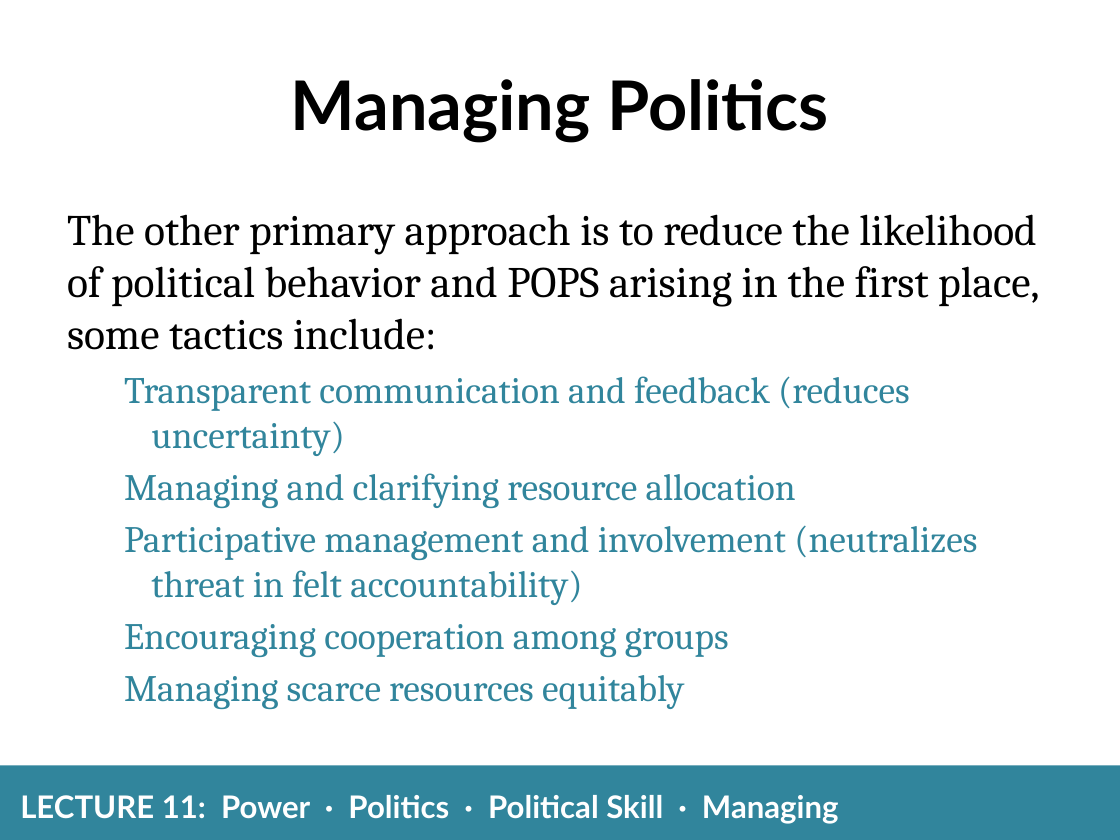
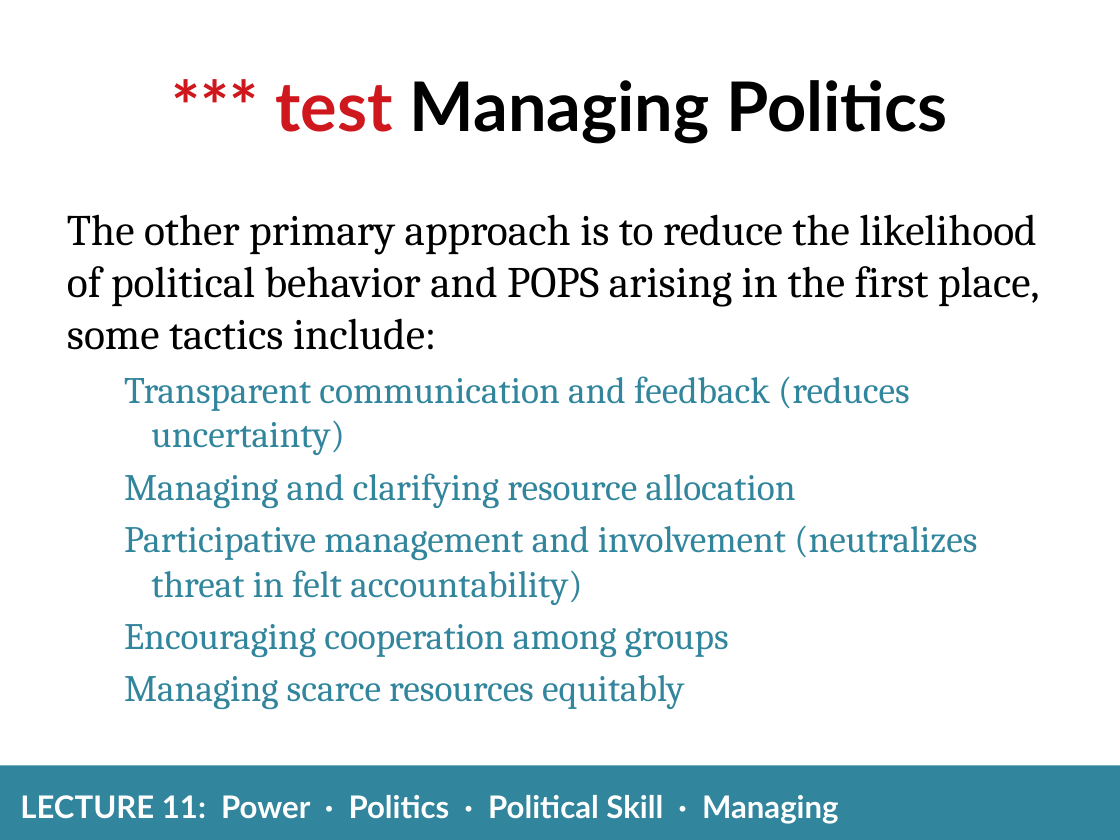
Before and after one commit to joe-didomenico/HRM360, a slide deck: slide 37 of PowerPoints/Lectures 11 - Power and Politics (Spring 2019)+notes.pptx. Drawn at 1120x840 pixels with LibreOffice and Linux fonts; fonts in the diff are those of the drawing. Boxes give left, top, right and bottom in pixels: in the first picture for what was removed or moved away, otherwise in the second. Text is boxed around its words. In the diff, an @@ line names an element or a change of style, - is before the commit and + after.

```diff
--- a/PowerPoints/Lectures 11 - Power and Politics (Spring 2019)+notes.pptx
+++ b/PowerPoints/Lectures 11 - Power and Politics (Spring 2019)+notes.pptx
@@ text at (x1=275, y1=80, x2=947, y2=143): text changed @@
-Managing Politics
+*** test Managing Politics
```
Also in this commit, not shown: 6 other slides changed, 8 other files.
